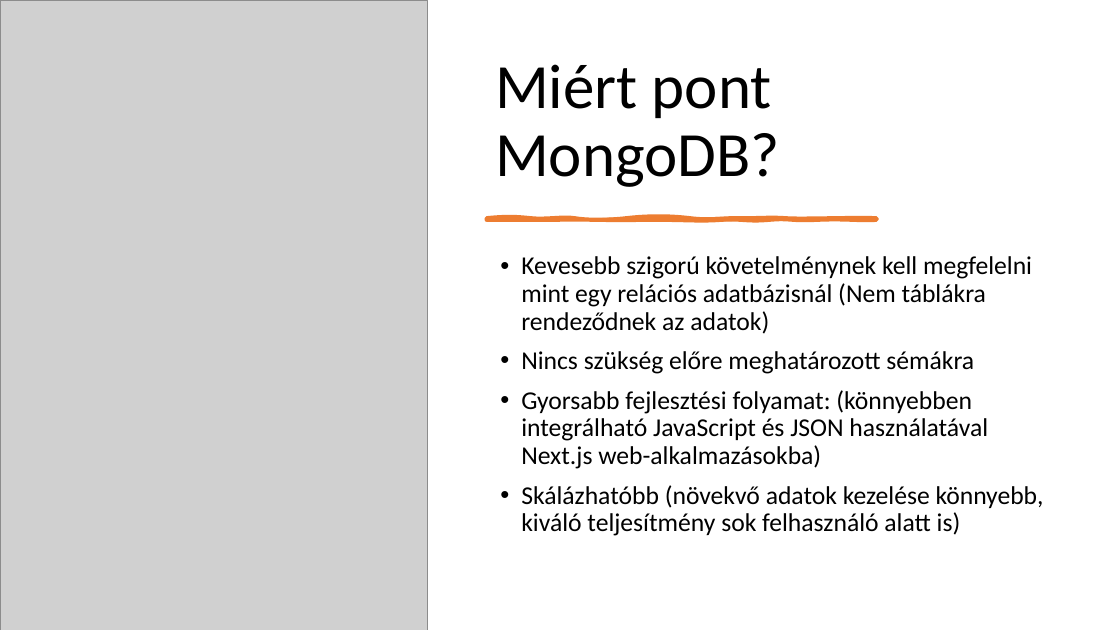
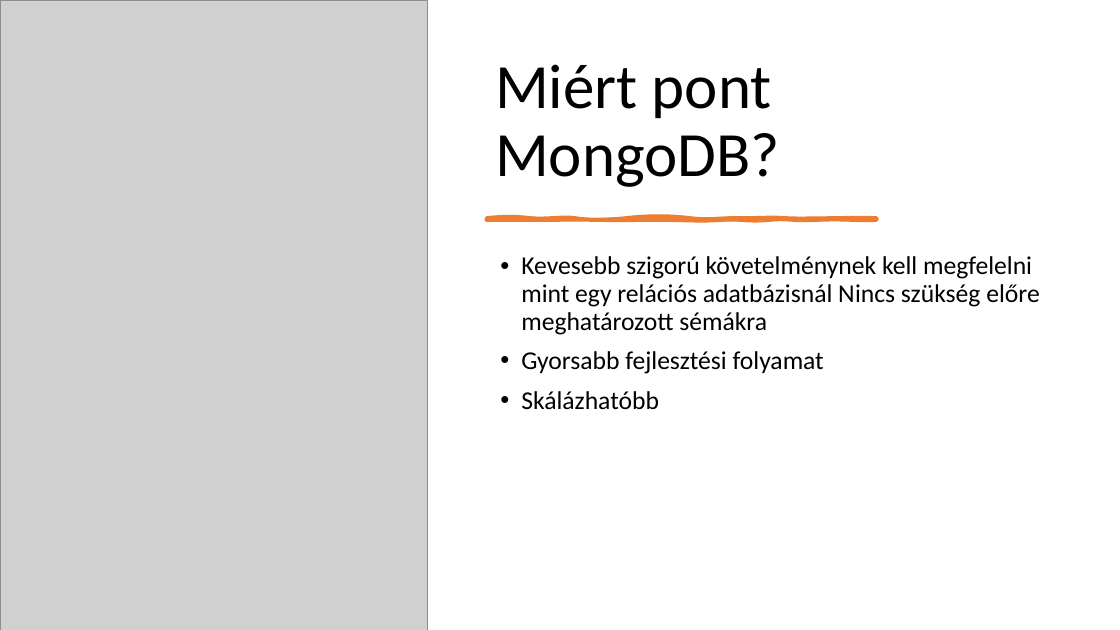
Before and after one commit to SzigetvariMark/pcweb, a slide deck: slide 3 of Bemutato.pptx. Drawn at 1120x630 pixels with LibreOffice and Linux fonts; fonts in the diff are those of the drawing; grey boxes stand for pictures. Boxes give left, top, right and bottom in pixels: in the first picture for what was removed or moved away, otherwise in the second. Text is boxed around its words. In the diff, an @@ line names an element or a change of style, - is before the commit and + after.

```diff
--- a/Bemutato.pptx
+++ b/Bemutato.pptx
@@ text at (521,256,1039,410): text changed @@
-• Kevesebb szigorú követelménynek kell megfelelni mint egy relációs adatbázisnál (Nem táblákra rendeződnek az adatok)
-• Nincs szükség előre meghatározott sémákra
-• Gyorsabb fejlesztési folyamat: (könnyebben integrálható JavaScript és JSON használatával Next.js web-alkalmazásokba)
-• Skálázhatóbb (növekvő adatok kezelése könnyebb, kiváló teljesítmény sok felhasználó alatt is)
+• Kevesebb szigorú követelménynek kell megfelelni mint egy relációs adatbázisnál Nincs szükség előre meghatározott sémákra
+• Gyorsabb fejlesztési folyamat
+• Skálázhatóbb
```
Also in this commit, not shown: 2 slides removed, 1 other file.
